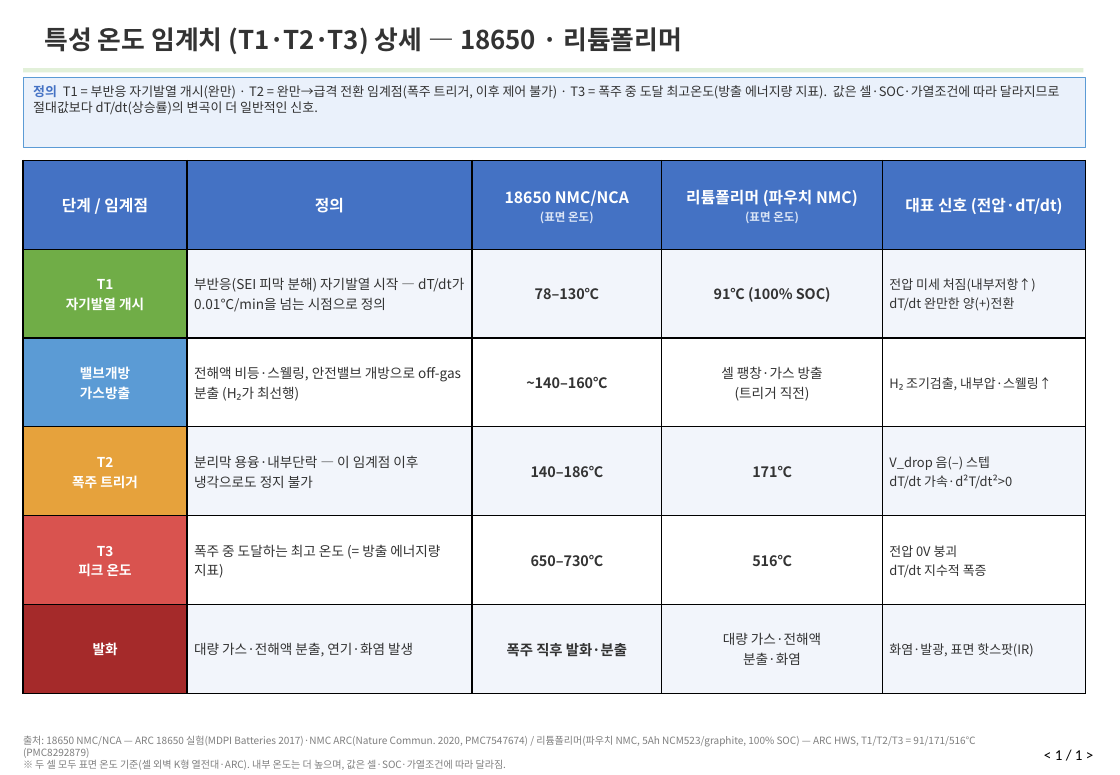
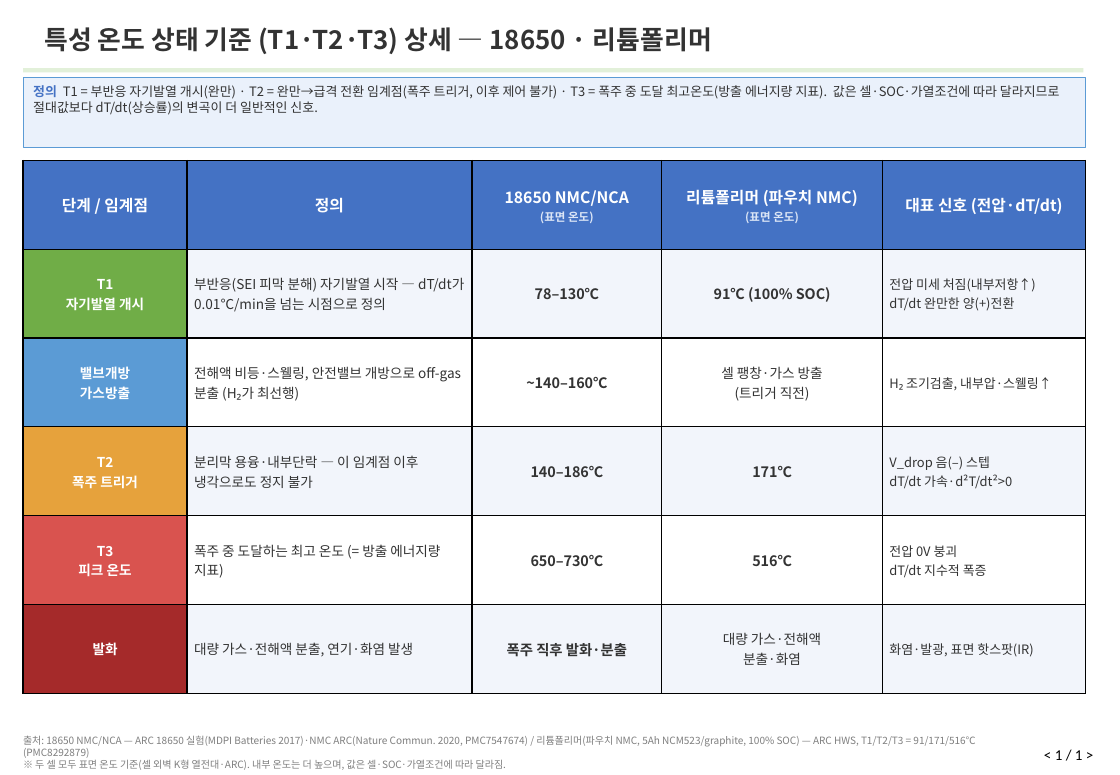
Before and after one commit to ricky30825-creator/BMS, a slide deck: slide 8 of 설계 산출물/설계 산출물_v4_6.29.pptx. Drawn at 1120x775 pixels with LibreOffice and Linux fonts; fonts in the diff are those of the drawing. Boxes give left, top, right and bottom in pixels: in the first picture for what was removed or moved away, otherwise in the second. Text is boxed around its words. In the diff, an @@ line names an element or a change of style, - is before the commit and + after.

```diff
--- a/설계 산출물/설계 산출물_v4_6.29.pptx
+++ b/설계 산출물/설계 산출물_v4_6.29.pptx
@@ text at bbox=[45, 27, 712, 54]: text changed @@
-특성 온도 임계치 (T1·T2·T3) 상세 — 18650 · 리튬폴리머
+특성 온도 상태 기준 (T1·T2·T3) 상세 — 18650 · 리튬폴리머
```
Also in this commit, not shown: 7 other slides changed, 6 slides added, 1 slide removed, 12 other files.
